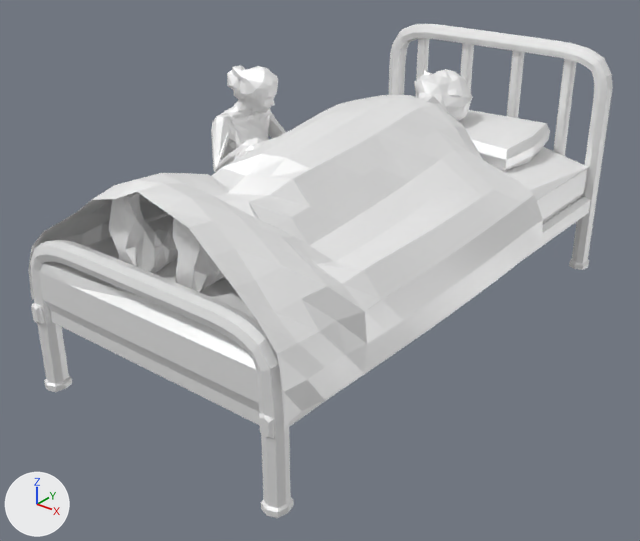
An edit to the glTF model src/resources/china.glb, drawn before and after from the same camera.
Camera for both pictures: a 50 mm lens placed at (2.38, -3.2, 2.18), pointed at (-0.13, -0.06, 0.23). Lighting does not change. The marker at lower left points along +X, +Y and +Z. Where no turn or scale is listed for an object, it has been applied to the vertices. Vertices at the same position are counted once.

Objects in the first picture: 'Metal_Bed', 'Plane', 'characters', 'matress', 'pilow', 'yeonmi'.
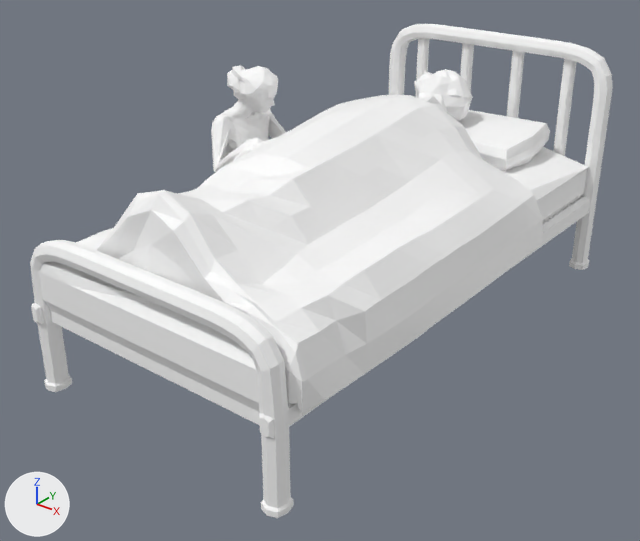
Where the change shows, as pixel boxes (x1, y1, x2, y2) in the pictures (640 x 541 px):
'Plane', surface changed, reshaped (9% narrower)
    before: (28, 95, 543, 426)
    after: (76, 95, 543, 415)
'Metal_Bed', surface changed
    both: (30, 24, 612, 518)
'matress', surface changed
    both: (39, 150, 589, 412)
'characters', surface changed, reshaped
    before: (109, 69, 473, 292)
    after: (234, 69, 473, 160)
'pilow', surface changed
    both: (458, 111, 547, 171)
part 1 of me_characters, deleted
    before: (109, 192, 226, 292)
part 2 of me_plane_001, built on
    before: (28, 154, 542, 426)
    after: (76, 154, 542, 415)

Diff of the bpy script that builds the scene:
```diff
--- a/src/resources/china.glb.py
+++ b/src/resources/china.glb.py
@@ mat_yeonmi @@
 mat_yeonmi.base_color = (1.0, 1.0, 1.0)  # white #ffffff
-mat_yeonmi.metallic = 0.4
@@ me_characters @@
 # used by ob_characters; location = (-0.047, -0.059, 0.817)
-me_characters.from_pydata(...)  # 792 vertices, 1579 faces; spans x -0.54..0.42, y -1.16..1.15, z -0.24..0.24
+me_characters.from_pydata(...)  # 325 vertices, 620 faces; spans x -0.54..0.4, y -0.18..1.15, z -0.24..0.24
+# me_characters part 1: 467 vertices removed from x -0.25..0.42, y -1.16..0.41, z -0.24..0.19
 me_characters.materials.append(mat_yeonmi)
@@ me_plane_001 @@
 # used by ob_plane; location = (0.015, -0.339, 0.711)
-me_plane_001.from_pydata(...)  # 287 vertices, 506 faces; spans x -0.76..0.71, y -0.99..1.02, z -0.39..0.33
+me_plane_001.from_pydata(...)  # 323 vertices, 576 faces; spans x -0.76..0.71, y -0.93..1.02, z -0.39..0.33
+# me_plane_001 part 2
+# 6 faces are deleted
+# 24 vertices in x -0.01..0.7, y -0.62..0.89, z -0.39..0.19 move by (0.0, 0.0, 0.01)
+# 5 vertices in x -0.6..0.36, y -0.83..-0.58, z 0.03..0.23 move by (0.0, 0.0, -0.14)
+# 4 vertices in x -0.71..0.45, y -0.82..-0.49, z -0.22..0.33 move by (0.0, 0.0, -0.03)
+# 4 vertices in x -0.69..0.59, y -0.84..-0.6, z -0.08..0.01 move by (0.0, 0.0, -0.04)
+# 3 vertices in x -0.14..-0.01, y -0.83..-0.46, z 0.24..0.31 move by (0.0, 0.0, -0.05)
+# 3 vertices in x -0.49..-0.38, y -0.84..-0.71, z 0.1..0.17 move by (0.0, 0.0, -0.2)
+# 45 vertices move from x -0.74..0.71, y -0.99..0.39, z -0.39..0.33 to x -0.71..0.71, y -0.89..0.39, z -0.39..0.3
+# 36 vertices are added at x -0.7..0.69, y -0.93..-0.88, z -0.37..0.24
+# 76 new faces join them
 me_plane_001.materials.append(mat_yeonmi)
```
